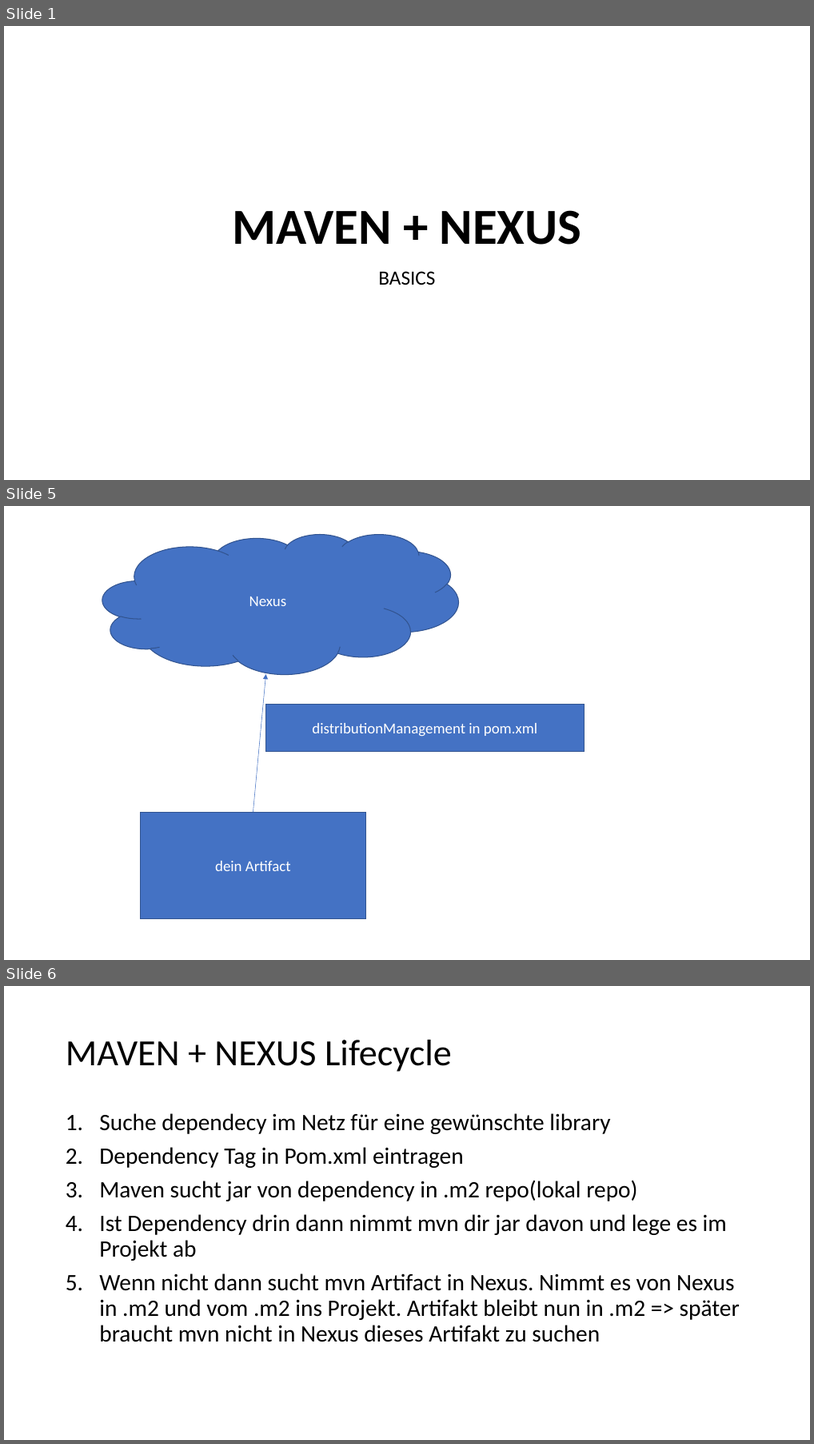
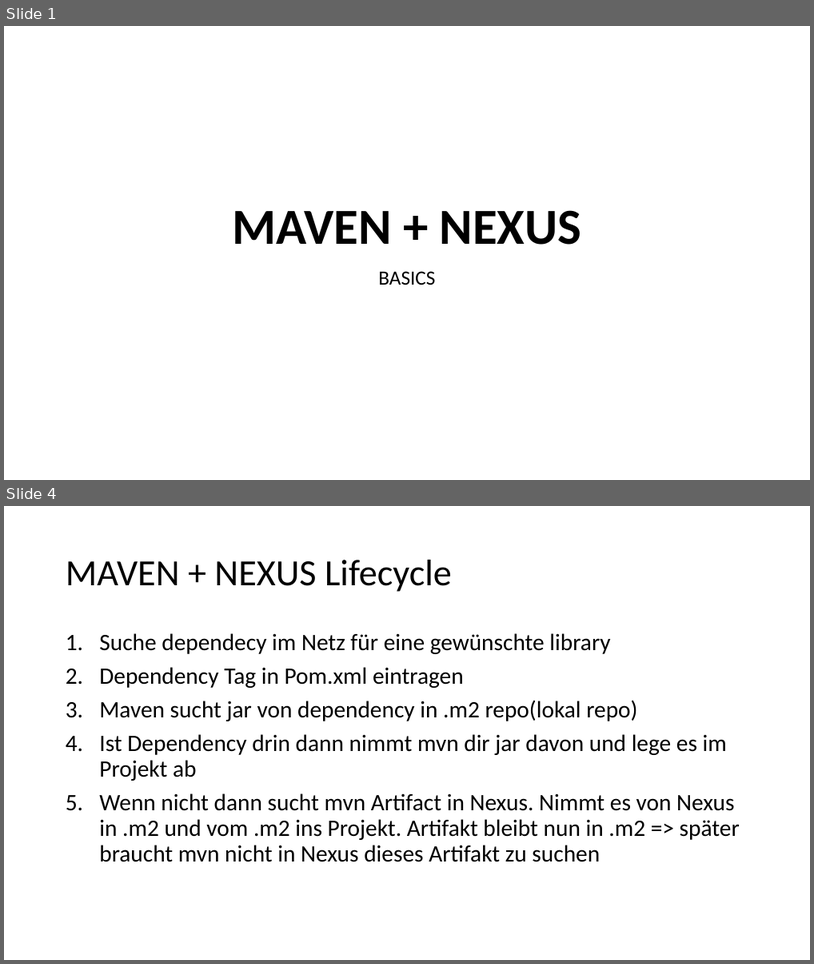
Before and after one commit to cedrica/schulung, a slide deck: MAVEN.pptx. Shown one above the other, each under a label of ours: slides 1, 5 and 6 before the commit, slides 1 and 4 after it; the slides between them are not shown. The pictures are 814x1444 and 814x964 pixels, drawn with LibreOffice and Linux fonts; fonts in the diff are those of the drawing. Boxes give left, top, right and bottom in pixels: in the first picture for what was removed or moved away, otherwise in the second. Text is boxed around its words. In the diff, an @@ line names an element or a change of style, - is before the commit and + after.

```diff
--- a/MAVEN.pptx
+++ b/MAVEN.pptx
@@ slide 5 removed at (4, 506, 810, 960), background #FFFFFF @@
@@ cloud removed at (102, 534, 459, 673) @@
-Nexus
@@ arrow removed from (254, 812) to (266, 674) @@
@@ rectangle removed at (266, 704, 584, 752) @@
-distributionManagement in pom.xml
@@ rectangle removed at (141, 812, 366, 919) @@
-dein Artifact
@@ what was slide 6 is now slide 4 @@
```
Also in this commit, not shown: 3 slides changed, 5 slides added, 3 other slides removed, 16 other files.
